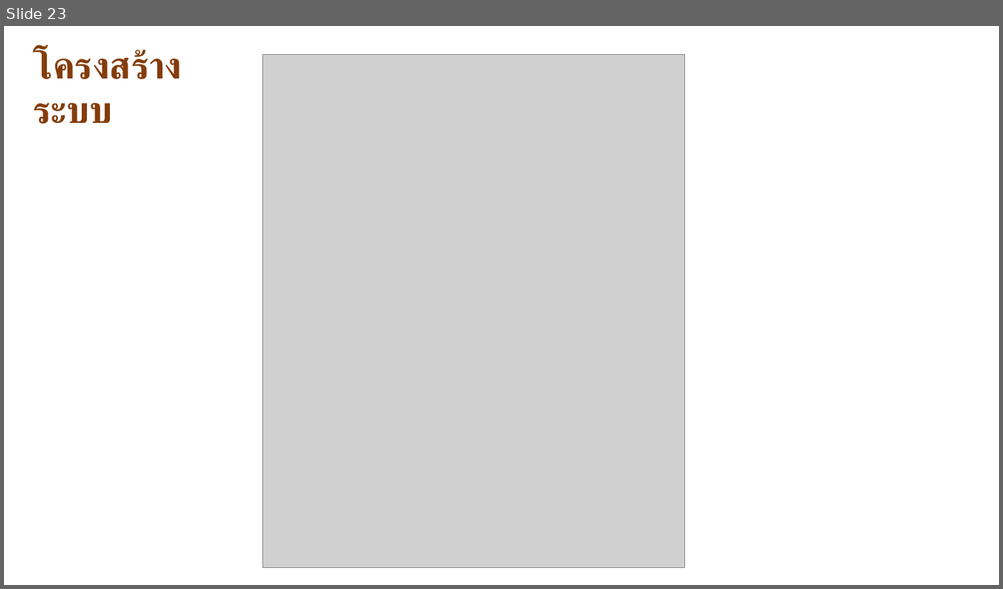
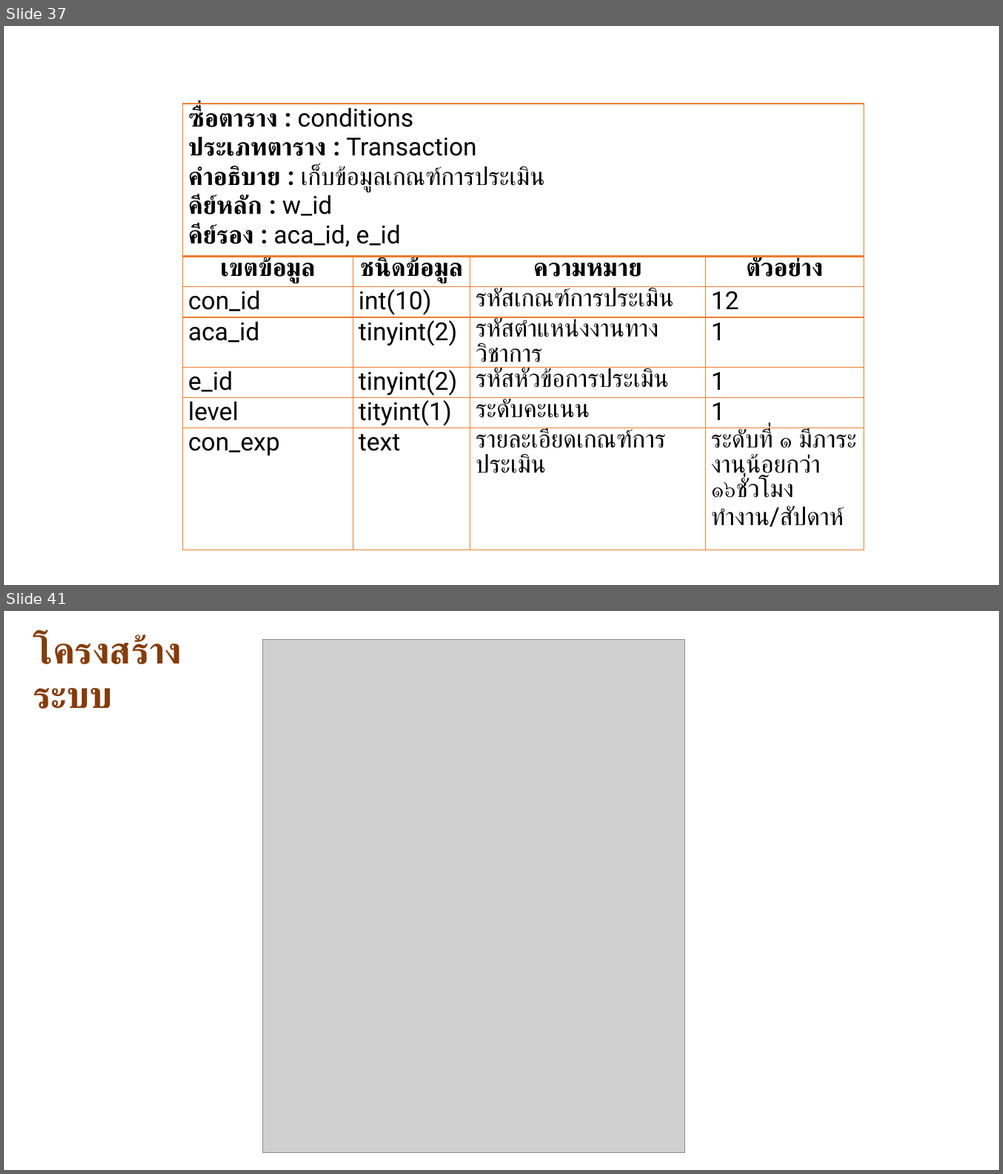
Before and after one commit to goodloveone1/project, a slide deck: data/นำเสนอ P.pptx. Shown one above the other, each under a label of ours: slide 23 before the commit, slides 37 and 41 after it; the slides between them are not shown. The pictures are 1003x589 and 1003x1174 pixels, drawn with LibreOffice and Linux fonts; fonts in the diff are those of the drawing; grey boxes stand for pictures. Boxes give left, top, right and bottom in pixels: in the first picture for what was removed or moved away, otherwise in the second. Text is boxed around its words. In the diff, an @@ line names an element or a change of style, - is before the commit and + after.

```diff
--- a/data/นำเสนอ P.pptx
+++ b/data/นำเสนอ P.pptx
@@ slide 37 added at (4, 26, 999, 585), background #FFFFFF @@
@@ table added at (182, 104, 862, 531), 7 rows, 4 columns @@
+ซื่อตาราง : conditions / ประเภทตาราง : Transaction / คำอธิบาย : เก็บข้อมูลเกณฑ์การประเมิน / คีย์หลัก : w_id / คีย์รอง : aca_id, e_id |  |  | 
+เขตข้อมูล | ชนิดข้อมูล | ความหมาย | ตัวอย่าง
+con_id | int(10) | รหัสเกณฑ์การประเมิน | 12
+aca_id | tinyint(2) | รหัสตำแหน่งงานทางวิชาการ | 1
+e_id | tinyint(2) | รหัสหัวข้อการประเมิน | 1
+level | tityint(1) | ระดับคะแนน | 1
+con_exp | text | รายละเอียดเกณฑ์การประเมิน | ระดับที่ ๑ มีภาระงานน้อยกว่า ๑๖ชั่วโมงทำงาน/สัปดาห์
@@ what was slide 23 is now slide 41 @@
```
Also in this commit, not shown: 19 slides changed, 20 other slides added, 18 slides removed, 1 other file.
